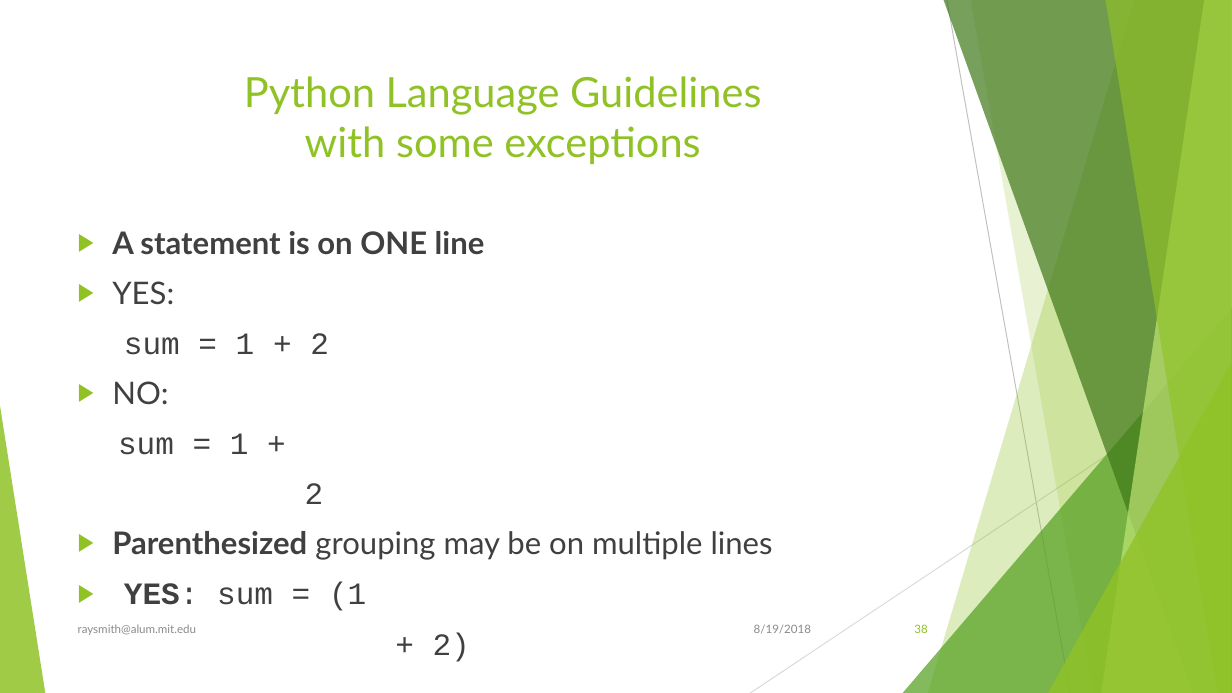
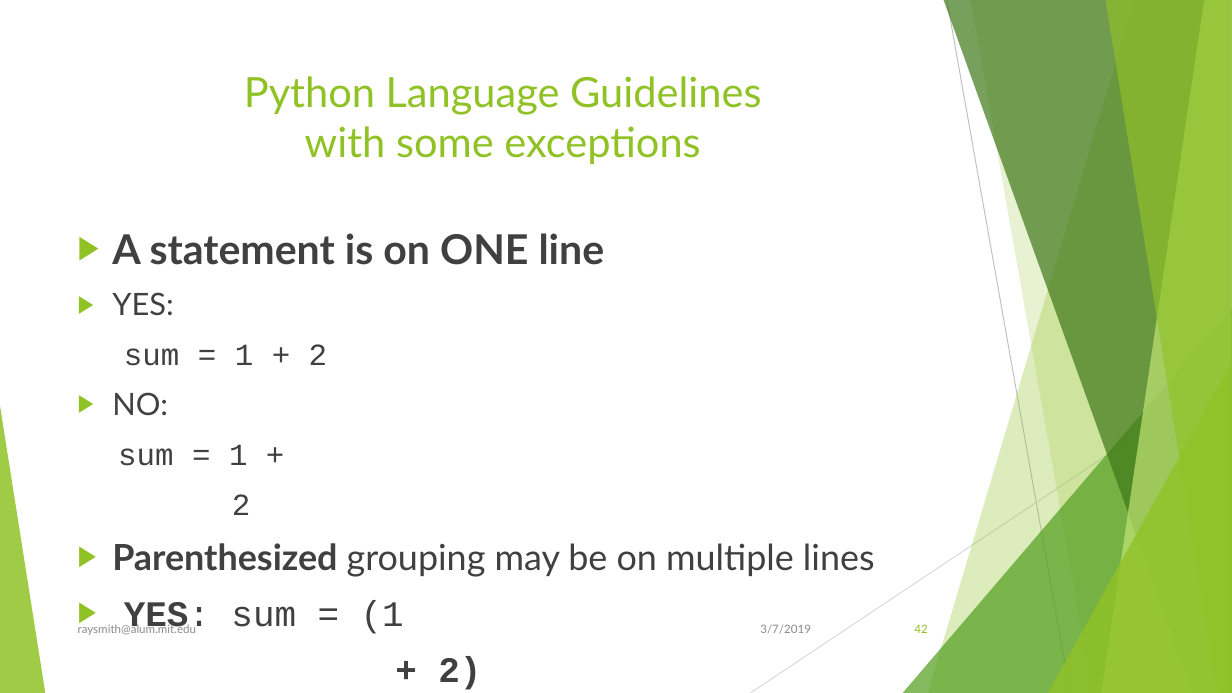
Before and after one commit to raysmith619/Introduction-To-Programming, a slide deck: slide 42 of Docs/Introduction to Proramming Using Python.pptx (slide 38 before the commit). Drawn at 1232x693 pixels with LibreOffice and Linux fonts; fonts in the diff are those of the drawing. Boxes give left, top, right and bottom in pixels: in the first picture for what was removed or moved away, otherwise in the second. Text is boxed around its words. In the diff, an @@ line names an element or a change of style, - is before the commit and + after.

```diff
--- a/Docs/Introduction to Proramming Using Python.pptx
+++ b/Docs/Introduction to Proramming Using Python.pptx
@@ text "A statement is on ONE ..." at <box>112,233,875,690</box>: size 24.2 to 32 pt in "A statement is on ONE line"; size 24.2 to 24 pt in "YES:", "sum = 1 + 2", "NO:", "sum = 1 +" and 1 more places; size 24.2 to 28 pt in "Parenthesized grouping may be on multiple lines", "YES: sum = (1", "+ 2)"; bold on in "+ 2)" @@
@@ text at <box>760,624,811,634</box>: text changed @@
-8/19/2018
+3/7/2019
@@ page number at <box>914,624,927,633</box>: text changed @@
-38
+42
```
Also in this commit, not shown: 39 other slides changed, 33 slides added.
